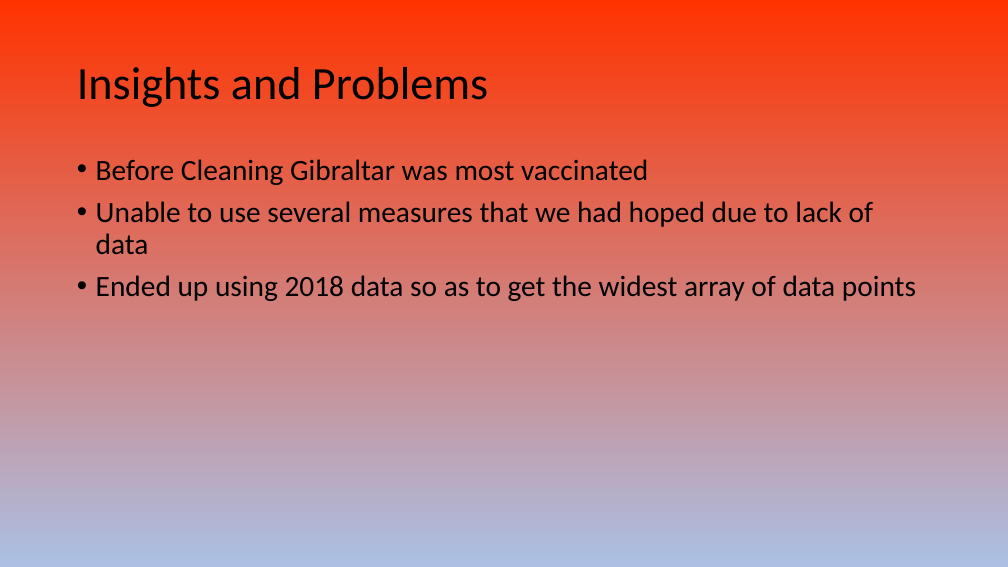
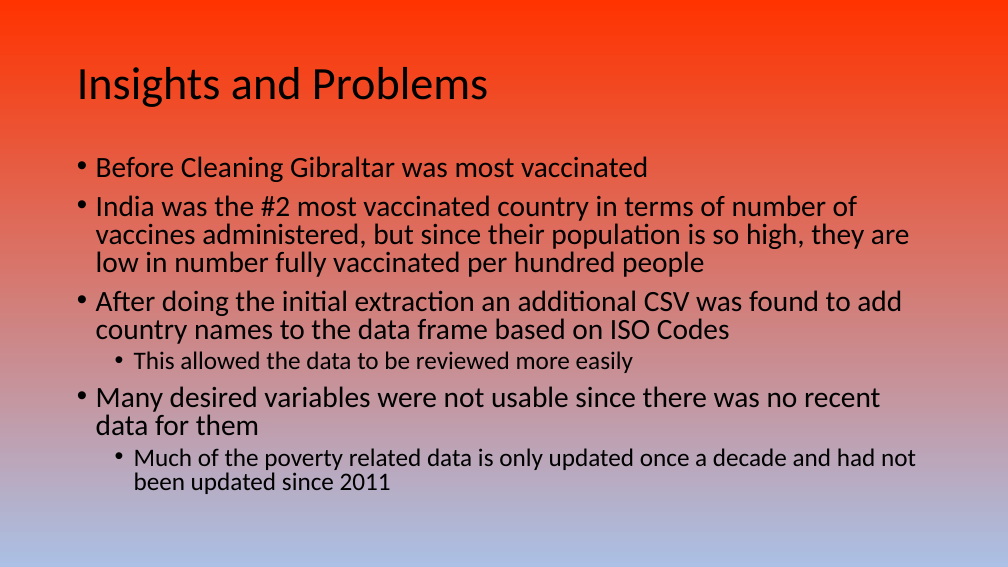
Before and after one commit to AJB-hub/Covid19_Vaccination_Progress, a slide deck: slide 6 of Covid 19 Presentation.pptx. Drawn at 1008x567 pixels with LibreOffice and Linux fonts; fonts in the diff are those of the drawing. Boxes give left, top, right and bottom in pixels: in the first picture for what was removed or moved away, otherwise in the second. Text is boxed around its words. In the diff, an @@ line names an element or a change of style, - is before the commit and + after.

Commit message:
Cleaning up the powerpoint

```diff
--- a/Covid 19 Presentation.pptx
+++ b/Covid 19 Presentation.pptx
@@ text at (96, 156, 648, 182): line spacing 0.9 to 0.8 @@
@@ text at (96, 195, 916, 494): text changed @@
-• Unable to use several measures that we had hoped due to lack of data
-• Ended up using 2018 data so as to get the widest array of data points
+• India was the #2 most vaccinated country in terms of number of vaccines administered, but since their population is so high, they are low in number fully vaccinated per hundred people
+• After doing the initial extraction an additional CSV was found to add country names to the data frame based on ISO Codes
+  • This allowed the data to be reviewed more easily
+• Many desired variables were not usable since there was no recent data for them
+  • Much of the poverty related data is only updated once a decade and had not been updated since 2011
```
Also in this commit, not shown: 6 other slides changed, 2 slides added, 1 slide removed.
